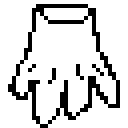
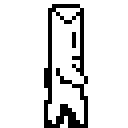
Revision of a layered 128 × 128 image; what changed, layer by layer:
added layer "Right Step1" above "Right" over (x1=44, y1=4, x2=88, y2=128)
hid "Back Step1" over (x1=8, y1=4, x2=120, y2=128)
